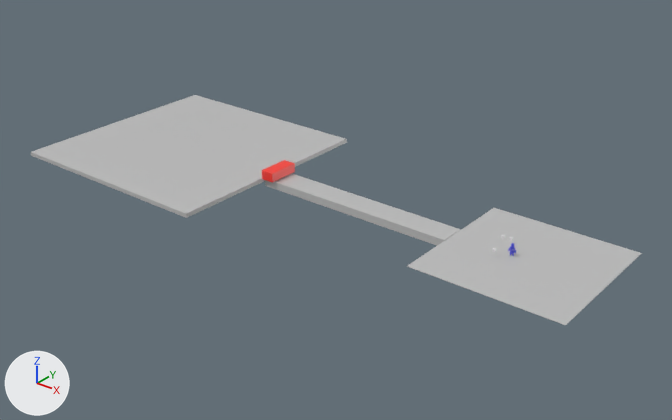
The Blender file Resources/levels/editor.blend, before and after one commit.
The view is the same before and after, from a 50 mm camera at (260.0, -527.0, 314.0) aimed at (-164.0, 2.0, -14.0). The lights are fixed; the arrows at lower left show +X, +Y and +Z.
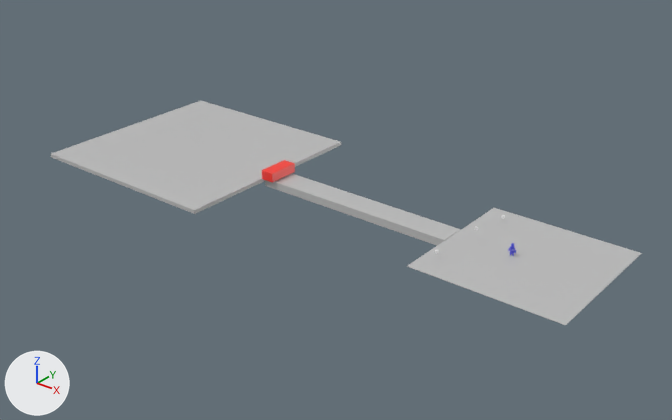
Boxes [x1, y1, x2, y2] around the edits, measured in the pictures (672 x 420 px):
'Cube.002', moved, rescaled (8% narrower, 8% shorter)
    before: [31, 95, 347, 218]
    after: [50, 101, 341, 214]

The edits, one by one:
Object 'Cube.002' (ob_cube_002) moves from (-328.0, 0.0, -0.3) to (-319.3, 0.0, -0.3).
Object 'Cube.002' (ob_cube_002) is rescaled from (-9.83, -9.83, -9.83) to (9.0, 9.0, 9.0).
